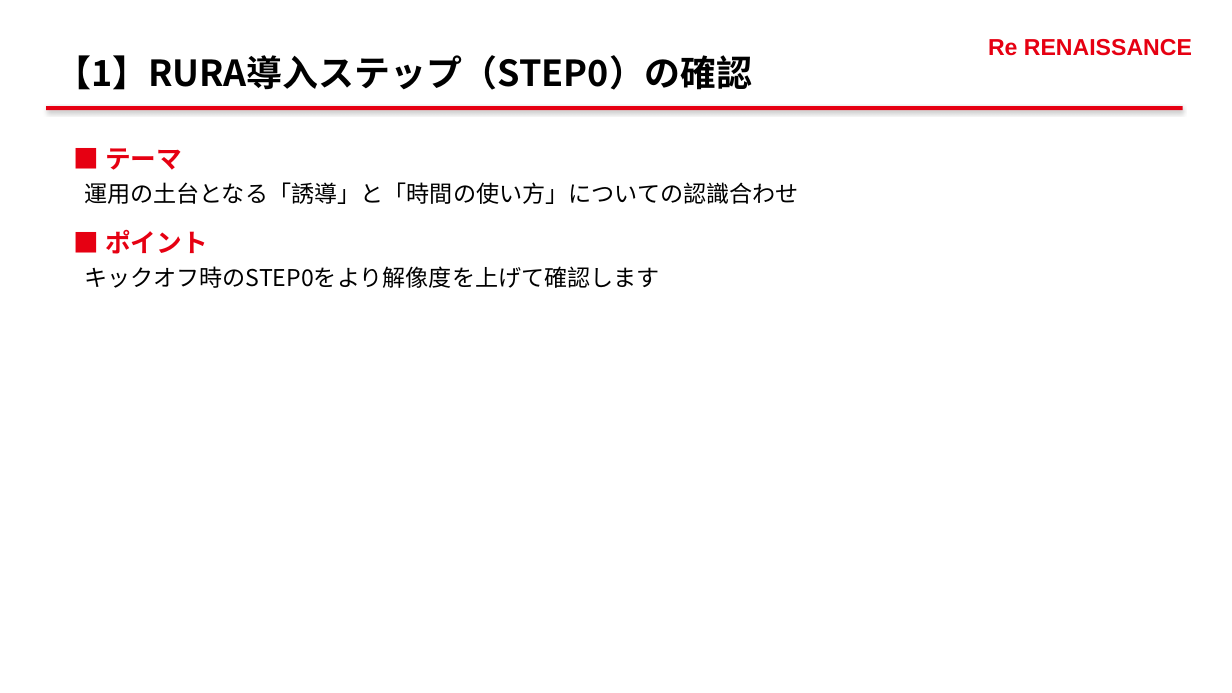
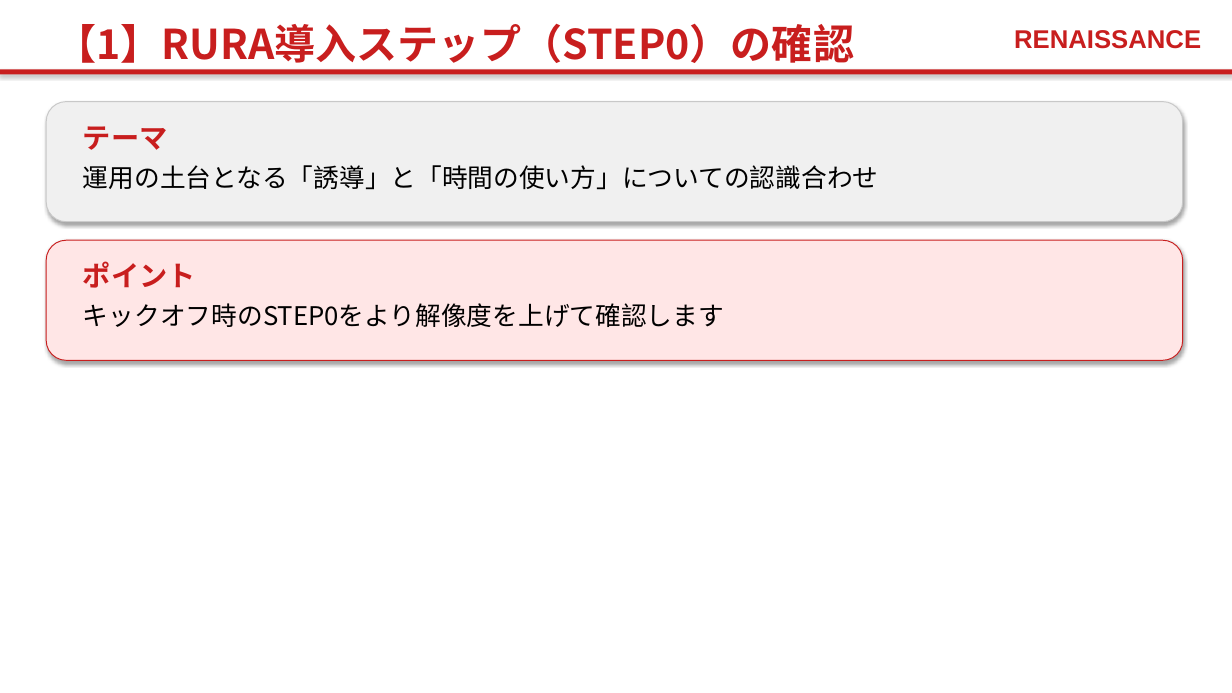
Before and after one commit to pippo2734/my-claude-skills, a slide deck: slide 6 of RURA_followup_mtg.pptx. Drawn at 1232x693 pixels with LibreOffice and Linux fonts; fonts in the diff are those of the drawing. Boxes give left, top, right and bottom in pixels: in the first picture for what was removed or moved away, otherwise in the second. Text is boxed around its words. In the diff, an @@ line names an element or a change of style, - is before the commit and + after.

```diff
--- a/RURA_followup_mtg.pptx
+++ b/RURA_followup_mtg.pptx
@@ text "【1】RURA導入ステップ（STEP0）の確認" moved from (x1=55, y1=55, x2=752, y2=90) to (x1=55, y1=24, x2=854, y2=70) @@
@@ text "【1】RURA導入ステップ（STEP0）の確認" at (x1=55, y1=24, x2=854, y2=70): size 28 to 32 pt, text colour #000000 to #C81E1E @@
@@ text at (x1=1014, y1=30, x2=1201, y2=49): text changed; size 18 to 20 pt; text colour #E60012 to #C81E1E @@
-Re RENAISSANCE
+RENAISSANCE
@@ rectangle resized from (x1=46, y1=106, x2=1183, y2=110) to (x1=0, y1=69, x2=1232, y2=75) @@
@@ rectangle at (x1=0, y1=69, x2=1232, y2=75): fill #E60012 to #C81E1E @@
@@ rounded rectangle added at (x1=46, y1=102, x2=1183, y2=222), fill #F0F0F0, outline #C8C8C8 0.75 pt @@
@@ text added at (x1=83, y1=126, x2=168, y2=150), 22 pt, text #C81E1E, bold @@
+テーマ
@@ text at (x1=105, y1=148, x2=182, y2=170): paragraph removed @@
-■ テーマ
@@ text "運用の土台となる「誘導」と「時間の使い方」についての認識合わせ" moved from (x1=84, y1=148, x2=799, y2=288) to (x1=83, y1=165, x2=878, y2=190) @@
@@ text "運用の土台となる「誘導」と「時間の使い方」についての認識合わせ" at (x1=83, y1=165, x2=878, y2=190): size 18 to 20 pt; less space between paragraphs @@
@@ text at (x1=84, y1=229, x2=660, y2=288): paragraphs removed @@
-■ ポイント
-キックオフ時のSTEP0をより解像度を上げて確認します
@@ rounded rectangle added at (x1=46, y1=240, x2=1183, y2=360), fill #FFE6E6, outline #C81E1E 0.75 pt @@
@@ text added at (x1=83, y1=261, x2=196, y2=288), 22 pt, text #C81E1E, bold @@
+ポイント
@@ text added at (x1=83, y1=303, x2=724, y2=327), 20 pt, text #000000 @@
+キックオフ時のSTEP0をより解像度を上げて確認します
```
Also in this commit, not shown: 19 other slides changed, 1 other file.
